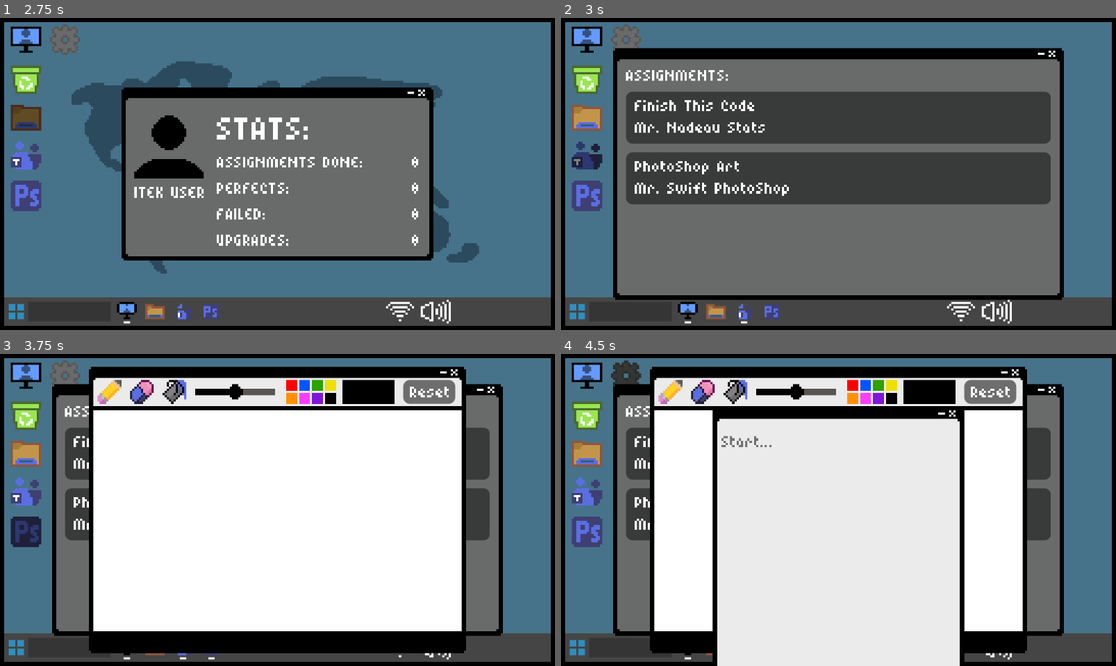
Above: before the commit, frames 1-4 (two rows, left to right).
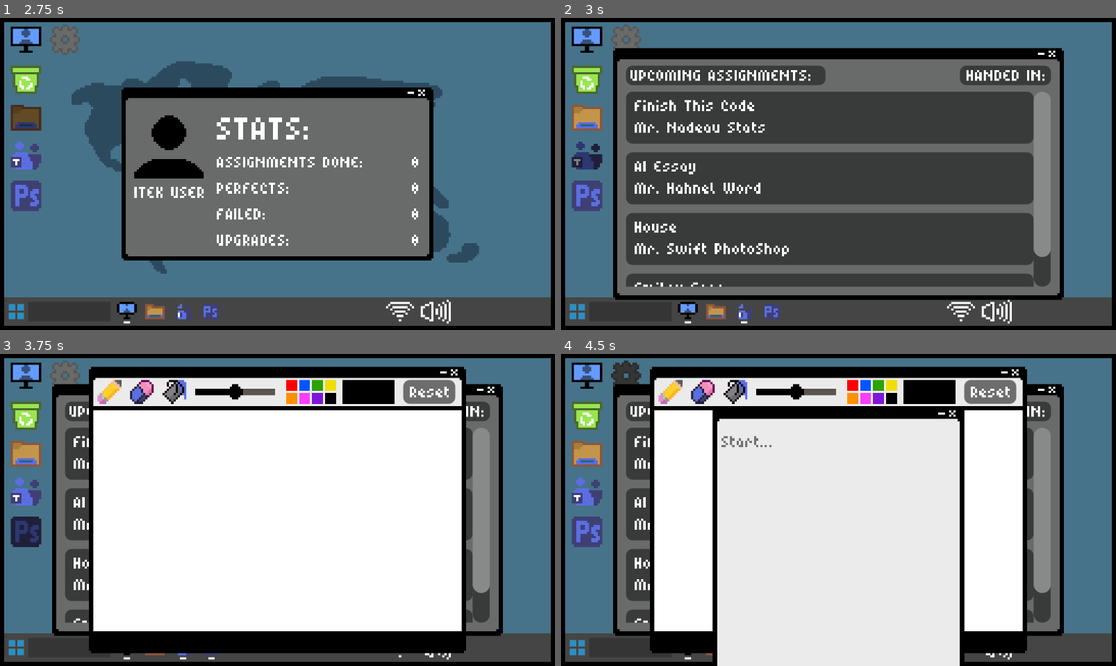
Above: after the commit, the same moments.

Repository: wonderdip/iTec-GameJam
Game: Godot game, scene res://Scenes/desktop.tscn
Same seed, same stepped clock (60 frames per second), same inputs: the game is played once before the commit and once after it.
Inputs (mouse positions are in pixels of both pictures, inside the frame that each line leads up to):
- Up to frame 1 (2.75 s): click (27, 39) at 0.5 s; click (27, 77) at 1.25 s; click (27, 117) at 2 s
- Up to frame 2 (3 s): click (588, 155) at 2.75 s
- Up to frame 3 (3.75 s): click (27, 531) at 3.5 s
- Up to frame 4 (4.5 s): click (627, 375) at 4.25 s

Frame 1 is identical in both runs. In frame 2, 21% of the frame differs, in the area x 11-89%, y 15-87%; in frame 3, 3.5%; in frame 4, 3.5%.
Error before the commit: Invalid access to property or key 'app_name' on a base object of type 'Nil'. (res://Scripts/global.gd:8)
Error after the commit: Invalid access to property or key 'app_name' on a base object of type 'Nil'. (res://Scripts/global.gd:11)

Commit message:
added assignment grading and turn in system

Diff:
--- a/Scenes/teams.tscn
+++ b/Scenes/teams.tscn
@@ -42,32 +42,75 @@
 offset_right = 208.0
 offset_bottom = 116.0
 
-[node name="Label" type="Label" parent="Panel/AssignmentList"]
+[node name="UpcomingList" type="Button" parent="Panel/AssignmentList"]
+custom_minimum_size = Vector2(0, 9)
 layout_mode = 0
 offset_left = 6.0
 offset_top = 8.0
-offset_right = 54.0
+offset_right = 98.0
 offset_bottom = 16.0
-theme_override_font_sizes/font_size = 8
-text = "ASSIGNMENTS:"
-
-[node name="ScrollContainer" type="ScrollContainer" parent="Panel/AssignmentList"]
+
+[node name="Label" type="Label" parent="Panel/AssignmentList/UpcomingList"]
+layout_mode = 0
+offset_left = 2.0
+offset_right = 86.0
+offset_bottom = 8.0
+theme_override_font_sizes/font_size = 8
+text = "UPCOMING ASSIGNMENTS:"
+
+[node name="HandedInList" type="Button" parent="Panel/AssignmentList"]
+custom_minimum_size = Vector2(0, 9)
+layout_mode = 0
+offset_left = 160.0
+offset_top = 8.0
+offset_right = 202.0
+offset_bottom = 17.0
+
+[node name="Label" type="Label" parent="Panel/AssignmentList/HandedInList"]
+layout_mode = 0
+offset_left = 3.0
+offset_right = 40.0
+offset_bottom = 8.0
+theme_override_font_sizes/font_size = 8
+text = "HANDED IN:"
+horizontal_alignment = 2
+
+[node name="UpcomingScroller" type="ScrollContainer" parent="Panel/AssignmentList"]
 layout_mode = 0
 offset_left = 6.0
 offset_top = 20.0
 offset_right = 202.0
 offset_bottom = 110.0
 
-[node name="ButtonContainer" type="VBoxContainer" parent="Panel/AssignmentList/ScrollContainer"]
+[node name="ButtonContainer" type="VBoxContainer" parent="Panel/AssignmentList/UpcomingScroller"]
 layout_mode = 2
 size_flags_horizontal = 3
 size_flags_vertical = 3
 
-[node name="Button" parent="Panel/AssignmentList/ScrollContainer/ButtonContainer" instance=ExtResource("3_gme0u")]
-layout_mode = 2
-
-[node name="Button2" parent="Panel/AssignmentList/ScrollContainer/ButtonContainer" instance=ExtResource("3_gme0u")]
-layout_mode = 2
+[node name="Button" parent="Panel/AssignmentList/UpcomingScroller/ButtonContainer" instance=ExtResource("3_gme0u")]
+layout_mode = 2
+
+[node name="Button2" parent="Panel/AssignmentList/UpcomingScroller/ButtonContainer" instance=ExtResource("3_gme0u")]
+layout_mode = 2
+
+[node name="Button3" parent="Panel/AssignmentList/UpcomingScroller/ButtonContainer" instance=ExtResource("3_gme0u")]
+layout_mode = 2
+
+[node name="Button4" parent="Panel/AssignmentList/UpcomingScroller/ButtonContainer" instance=ExtResource("3_gme0u")]
+layout_mode = 2
+
+[node name="HandedInScroller" type="ScrollContainer" parent="Panel/AssignmentList"]
+visible = false
+layout_mode = 0
+offset_left = 6.0
+offset_top = 20.0
+offset_right = 202.0
+offset_bottom = 110.0
+
+[node name="HandedInButtons" type="VBoxContainer" parent="Panel/AssignmentList/HandedInScroller"]
+layout_mode = 2
+size_flags_horizontal = 3
+size_flags_vertical = 3
 
 [node name="AssignmentDetails" type="Control" parent="Panel"]
 visible = false
@@ -145,6 +188,16 @@
 theme_override_font_sizes/font_size = 8
 text = "Turn In"
 
+[node name="Grade" type="Label" parent="Panel/AssignmentDetails"]
+layout_mode = 0
+offset_left = 110.0
+offset_top = 8.0
+offset_right = 150.0
+offset_bottom = 28.0
+theme_override_fonts/font = ExtResource("10_a50o7")
+text = "0/10"
+horizontal_alignment = 1
+
 [node name="WindowDragger" parent="." node_paths=PackedStringArray("app") instance=ExtResource("5_gme0u")]
 layout_mode = 0
 offset_left = -100.0
@@ -161,6 +214,9 @@
 offset_bottom = -53.0
 app = NodePath("..")
 
+[connection signal="pressed" from="Panel/AssignmentList/UpcomingList" to="Panel" method="_on_upcoming_list_pressed"]
+[connection signal="pressed" from="Panel/AssignmentList/HandedInList" to="Panel" method="_on_handed_in_list_pressed"]
 [connection signal="pressed" from="Panel/AssignmentDetails/VBoxContainer/BackButton" to="Panel" method="_on_back_button_pressed"]
+[connection signal="pressed" from="Panel/AssignmentDetails/VBoxContainer/WorkButton" to="Panel" method="_on_work_button_pressed"]
 [connection signal="pressed" from="Panel/AssignmentDetails/VBoxContainer/NewButton" to="Panel" method="_on_new_button_pressed"]
 [connection signal="pressed" from="Panel/AssignmentDetails/TurnInButton" to="Panel" method="_on_turn_in_button_pressed"]
--- a/Scenes/word.tscn
+++ b/Scenes/word.tscn
@@ -62,6 +62,7 @@
 backspace_deletes_composite_character_enabled = true
 virtual_keyboard_enabled = false
 virtual_keyboard_show_on_focus = false
+wrap_mode = 1
 
 [node name="WindowDragger" parent="." node_paths=PackedStringArray("app") instance=ExtResource("4_qhp6n")]
 layout_mode = 0
--- a/Scripts/application.gd
+++ b/Scripts/application.gd
@@ -3,6 +3,7 @@
 
 var closed: bool = false
 var minimized: bool = false
+var current_assignment: AssignmentData = null  # which assignment this instance belongs to
 
 @export var teachers: Array[TeacherData]
 @export var canvas: Canvas
@@ -18,3 +19,36 @@
 		canvas.reset_canvas()
 	if text_edit:
 		text_edit.clear()
+
+func save_work_to_assignment():
+	if not current_assignment:
+		return
+	if text_edit:
+		current_assignment.saved_text = text_edit.text
+		current_assignment.has_work = text_edit.text.length() > 0
+	if canvas:
+		current_assignment.saved_image = canvas.image.duplicate()
+		current_assignment.has_work = true
+
+func load_work_from_assignment():
+	if not current_assignment:
+		return
+	if text_edit and current_assignment.saved_text != "":
+		text_edit.text = current_assignment.saved_text
+	if canvas and current_assignment.saved_image:
+		canvas.image = current_assignment.saved_image.duplicate()
+		canvas.texture.update(canvas.image)
+		canvas.queue_redraw()
+
+func get_word_count() -> int:
+	if not text_edit:
+		return 0
+	var text = text_edit.text.strip_edges()
+	if text == "":
+		return 0
+	return text.split(" ", false).size()
+
+func get_canvas_coverage() -> float:
+	if not canvas:
+		return 0.0
+	return canvas.get_painted_ratio()
--- a/Scripts/assignment_button.gd
+++ b/Scripts/assignment_button.gd
@@ -9,7 +9,22 @@
 var teacher: TeacherData
 
 func _ready() -> void:
-	teacher = teams.teachers.pick_random()
-	teacher_label.text = (teacher.name + " " + teacher.specialty.app_name)
-	assignment = teacher.assignments.pick_random()
+	var available_teachers = teams.teachers.filter(func(t):
+		return t.assignments.any(func(a): return a not in Global.used_assignments)
+	)
+
+	if available_teachers.is_empty():
+		queue_free()  # no assignments left, remove the button
+		return
+
+	teacher = available_teachers.pick_random()
+
+	var available_assignments = teacher.assignments.filter(func(a):
+		return a not in Global.used_assignments
+	)
+
+	assignment = available_assignments.pick_random()
+	Global.used_assignments.append(assignment)
+
+	teacher_label.text = teacher.name + " " + teacher.specialty.app_name
 	title_label.text = assignment.assignment_title
--- a/Scripts/assignment_data.gd
+++ b/Scripts/assignment_data.gd
@@ -3,4 +3,12 @@
 
 @export var assignment_title: String
 @export_multiline var assignment_details: String
-@export var grade: float
+@export var min_words: int
+@export var min_coverage: float
+
+var grade: float
+
+# Saved work state
+var saved_text: String = ""       # for Word
+var saved_image: Image = null     # for Photoshop
+var has_work: bool = false
--- a/Scripts/canvas.gd
+++ b/Scripts/canvas.gd
@@ -106,6 +106,15 @@
 		bucket_button.modulate = Color.WHITE
 
 	current_color_rect.color = current_color
+
+func get_painted_ratio() -> float:
+	var painted := 0
+	for x in image.get_width():
+		for y in image.get_height():
+			if image.get_pixel(x, y) != Color.WHITE:
+				painted += 1
+	return float(painted) / (image.get_width() * image.get_height())
+
 func _on_brush_size_value_changed(value: float) -> void:
 	brush_size = int(value)
 
--- a/Scripts/global.gd
+++ b/Scripts/global.gd
@@ -2,7 +2,10 @@
 
 var apps := {}        # id -> Application
 var app_order: Array[Application] = []
+var used_assignments: Array[AssignmentData] = []
+var graded_assignments: Array[AssignmentData] = []
 var assignments_done: int = 0
+var current_average: float = 0
 
 func open_app(app_data: AppData, desktop: Control) -> Application:
 	var id: String = app_data.app_name
@@ -21,6 +24,24 @@
 	app_order.append(app)
 	_update_z()
 
+	app.global_position = desktop.get_viewport_rect().size / 2
+	apps[id] = app
+	return app
+
+# Open an app instance tied to a specific assignment
+func open_app_for_assignment(app_data: AppData, desktop: Control, assignment: AssignmentData) -> Application:
+	var id: String = app_data.app_name + "::" + assignment.assignment_title
+
+	if apps.has(id):
+		var app = apps[id]
+		app.show()
+		bring_to_front(app)
+		return app
+
+	var app = app_data.app_scene.instantiate() as Application
+	desktop.add_child(app, true)
+	app_order.append(app)
+	_update_z()
 	app.global_position = desktop.get_viewport_rect().size / 2
 	apps[id] = app
 	return app
@@ -51,3 +72,11 @@
 	var id: String = app_data.app_name
 	if apps.has(id):
 		apps[id].closed = true
+
+func assignment_done(assignment: AssignmentData):
+	graded_assignments.append(assignment)
+	assignments_done += 1
+	var total: float = 0
+	for a in graded_assignments:
+		total += a.grade
+	current_average = total / assignments_done
--- a/Scripts/taskbar_button.gd
+++ b/Scripts/taskbar_button.gd
@@ -12,14 +12,13 @@
 	taskbar_indicator.hide()
 
 # Called every frame. 'delta' is the elapsed time since the previous frame.
-func _process(delta: float) -> void:
+func _process(_delta: float) -> void:
 	if is_hovered():
 		texture_hover = texture_normal
 		modulate = Color(0.5, 0.5, 0.5)
 
 	else:
 		modulate = Color.WHITE
-
 
 	var app_node: Application = Global.get_app(app_data)
 	if app_node:
--- a/Scripts/teams.gd
+++ b/Scripts/teams.gd
@@ -1,10 +1,16 @@
 extends Panel
 
-@onready var button_container: VBoxContainer = $AssignmentList/ScrollContainer/ButtonContainer
+@onready var button_container: VBoxContainer = $AssignmentList/UpcomingScroller/ButtonContainer
 @onready var assignment_list: Control = $AssignmentList
 @onready var assignment_details: Control = $AssignmentDetails
 @onready var title: Label = $AssignmentDetails/VBoxContainer/Title
 @onready var details: Label = $AssignmentDetails/VBoxContainer/Details
+@onready var handed_in_buttons: VBoxContainer = $AssignmentList/HandedInScroller/HandedInButtons
+@onready var upcoming_scroller: ScrollContainer = $AssignmentList/UpcomingScroller
+@onready var handed_in_scroller: ScrollContainer = $AssignmentList/HandedInScroller
+@onready var turn_in_button: Button = $AssignmentDetails/TurnInButton
+@onready var new_button: Button = $AssignmentDetails/VBoxContainer/NewButton
+@onready var grade_label: Label = $AssignmentDetails/Grade
 
 var current_assignment: AssignmentData = null
 var current_teacher: TeacherData = null
@@ -26,6 +32,11 @@
 	current_teacher = current_button.teacher
 	title.text = current_assignment.assignment_title
 	details.text = current_assignment.assignment_details
+	if current_assignment.min_words > 0:
+		details.text = (current_assignment.assignment_details
+						+"\nMinimum Words: "
+						+ str(current_assignment.min_words))
+	grade_label.text = (str(current_assignment.grade) + "/10")
 
 func _on_back_button_pressed() -> void:
 	assignment_details.hide()
@@ -33,11 +44,67 @@
 	current_assignment = null
 
 func _on_new_button_pressed() -> void:
-	Global.open_app(current_teacher.specialty, get_parent().desktop)
+	# Save any existing work first
+	var existing_id = current_teacher.specialty.app_name + "::" + current_assignment.assignment_title
+	if Global.apps.has(existing_id):
+		Global.apps[existing_id].save_work_to_assignment()
+
+	var app = Global.open_app_for_assignment(
+		current_teacher.specialty,
+		get_parent().desktop,
+		current_assignment
+	)
+	app.current_assignment = current_assignment
+
+	if not current_assignment.has_work:
+		app.reset_app()  # fresh canvas/doc for new work
+
+	current_assignment.has_work = true
+	new_button.disabled = true
 
 func _on_turn_in_button_pressed() -> void:
+	var app_id = current_teacher.specialty.app_name + "::" + current_assignment.assignment_title
+	var grade := 0.0
+
+	if Global.apps.has(app_id):
+		var app = Global.apps[app_id]
+		if current_assignment.min_words > 0:
+			var word_count = app.get_word_count()
+			grade = clamp(float(word_count) / current_assignment.min_words * 100.0, 0.0, 100.0)
+		else:
+			var coverage = app.get_canvas_coverage()
+			grade = clamp(coverage / current_assignment.min_coverage * 100.0, 0.0, 100.0)
+
+	current_assignment.grade = grade
+
 	assignment_details.hide()
 	assignment_list.show()
-	current_button.queue_free()
+	current_button.reparent(handed_in_buttons)
 	current_button = null
-	Global.assignments_done += 1
+	Global.assignment_done(current_assignment)
+
+func _on_work_button_pressed() -> void:
+	var app = Global.open_app_for_assignment(
+		current_teacher.specialty,
+		get_parent().desktop,
+		current_assignment
+	)
+	app.current_assignment = current_assignment
+	app.load_work_from_assignment()
+
+func _on_upcoming_list_pressed() -> void:
+	upcoming_scroller.show()
+	handed_in_scroller.hide()
+
+func _on_handed_in_list_pressed() -> void:
+	handed_in_scroller.show()
+	upcoming_scroller.hide()
+
+func _process(_delta: float) -> void:
+	if not current_assignment:
+		return
+
+	var already_graded = current_assignment.grade > 0
+
+	turn_in_button.disabled = already_graded or not current_assignment.has_work
+	new_button.disabled = already_graded or current_assignment.has_work
--- a/Teachers/hahnel.tres
+++ b/Teachers/hahnel.tres
@@ -8,6 +8,7 @@
 script = ExtResource("1_edsqm")
 assignment_title = "AI Essay"
 assignment_details = "Write 6 or 7 Essays about AI"
+min_words = 50
 metadata/_custom_type_script = "uid://bvvmgegkc1ik6"
 
 [resource]
--- a/Teachers/swift.tres
+++ b/Teachers/swift.tres
@@ -6,13 +6,19 @@
 
 [sub_resource type="Resource" id="Resource_7ttjy"]
 script = ExtResource("1_x4e83")
-assignment_title = "PhotoShop Art"
+assignment_title = "Smiley Face"
 assignment_details = "draw a smiley face"
+metadata/_custom_type_script = "uid://bvvmgegkc1ik6"
+
+[sub_resource type="Resource" id="Resource_x4e83"]
+script = ExtResource("1_x4e83")
+assignment_title = "House"
+assignment_details = "Draw a house"
 metadata/_custom_type_script = "uid://bvvmgegkc1ik6"
 
 [resource]
 script = ExtResource("1_32xp4")
 name = "Mr. Swift"
 specialty = ExtResource("2_r5xac")
-assignments = Array[ExtResource("1_x4e83")]([SubResource("Resource_7ttjy")])
+assignments = Array[ExtResource("1_x4e83")]([SubResource("Resource_7ttjy"), SubResource("Resource_x4e83")])
 metadata/_custom_type_script = "uid://dw5suxgavsn1y"
Not shown: 1 places in Teachers/swift.tres that only renumber resources
